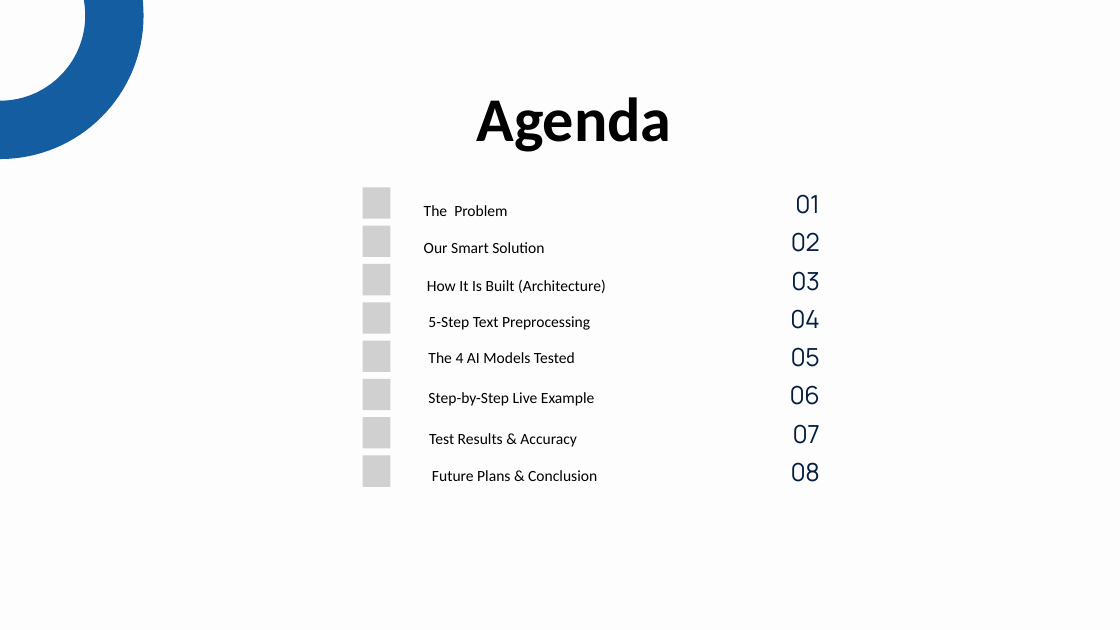
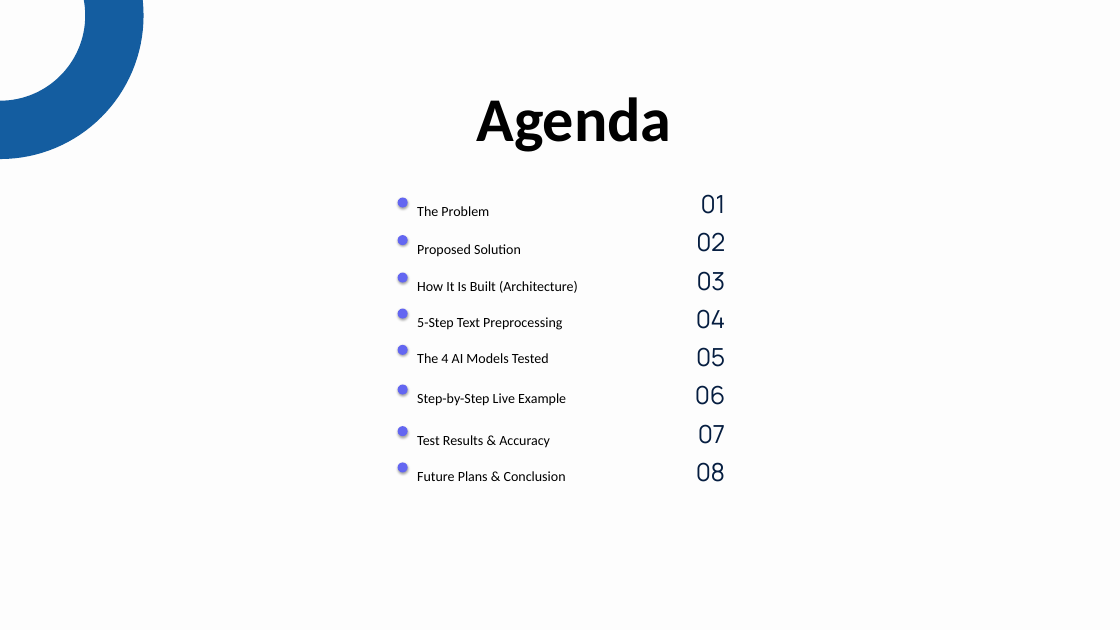
Before and after one commit to Abhijeet0848/NewsLens, a slide deck: slide 2 of docs/NewsScope_Presentation.pptx. Drawn at 1120x630 pixels with LibreOffice and Linux fonts; fonts in the diff are those of the drawing; grey boxes stand for pictures; background and template pictures are left out. Boxes give left, top, right and bottom in pixels: in the first picture for what was removed or moved away, otherwise in the second. Text is boxed around its words. In the diff, an @@ line names an element or a change of style, - is before the commit and + after.

```diff
--- a/docs/NewsScope_Presentation.pptx
+++ b/docs/NewsScope_Presentation.pptx
@@ picture removed at bbox=[362, 188, 390, 219] @@
@@ ellipse added at bbox=[398, 198, 408, 208], fill #6366F1 @@
@@ size 20 to 18 pt in 7 elements at bbox=[417, 317, 562, 330], bbox=[417, 393, 566, 406], bbox=[417, 471, 566, 481], bbox=[417, 353, 549, 363], bbox=[417, 435, 550, 448], bbox=[417, 281, 578, 293], bbox=[417, 206, 489, 216] @@
@@ text "The Problem": place and size @@
-text "The Problem" at bbox=[424, 205, 507, 216]
+text "The Problem" at bbox=[417, 206, 489, 216]
@@ text "01": place and size @@
-text "01" at bbox=[795, 194, 819, 214]
+text "01" at bbox=[701, 194, 725, 214]
@@ picture removed at bbox=[362, 226, 390, 257] @@
@@ ellipse added at bbox=[398, 235, 408, 245], fill #6366F1 @@
@@ text "02": place and size @@
-text "02" at bbox=[791, 232, 820, 252]
+text "02" at bbox=[696, 232, 725, 252]
@@ picture removed at bbox=[362, 264, 390, 296] @@
@@ text "How It Is Built (Architecture)": place and size @@
-text "How It Is Built (Architecture)" at bbox=[427, 279, 606, 293]
+text "How It Is Built (Architecture)" at bbox=[417, 281, 578, 293]
@@ text at bbox=[417, 244, 521, 257]: text changed; size 20 to 18 pt @@
-Our Smart Solution
+Proposed Solution
@@ text "03": place and size @@
-text "03" at bbox=[791, 271, 820, 291]
+text "03" at bbox=[697, 271, 726, 291]
@@ ellipse added at bbox=[398, 273, 408, 283], fill #6366F1 @@
@@ text "5-Step Text Preprocessing": place and size @@
-text "5-Step Text Preprocessing" at bbox=[428, 316, 590, 330]
+text "5-Step Text Preprocessing" at bbox=[417, 317, 562, 330]
@@ picture removed at bbox=[362, 302, 390, 334] @@
@@ ellipse added at bbox=[398, 309, 408, 319], fill #6366F1 @@
@@ text "04": place and size @@
-text "04" at bbox=[790, 309, 819, 329]
+text "04" at bbox=[696, 309, 725, 329]
@@ picture removed at bbox=[362, 340, 390, 372] @@
@@ ellipse added at bbox=[398, 345, 408, 355], fill #6366F1 @@
@@ text "The 4 AI Models Tested": place and size @@
-text "The 4 AI Models Tested" at bbox=[428, 352, 575, 363]
+text "The 4 AI Models Tested" at bbox=[417, 353, 549, 363]
@@ text "05": place and size @@
-text "05" at bbox=[791, 347, 820, 367]
+text "05" at bbox=[696, 347, 725, 367]
@@ picture removed at bbox=[362, 379, 390, 410] @@
@@ ellipse added at bbox=[398, 385, 408, 395], fill #6366F1 @@
@@ text "Step-by-Step Live Example": place and size @@
-text "Step-by-Step Live Example" at bbox=[428, 392, 594, 406]
+text "Step-by-Step Live Example" at bbox=[417, 393, 566, 406]
@@ text "06": place and size @@
-text "06" at bbox=[790, 385, 820, 405]
+text "06" at bbox=[695, 385, 725, 405]
@@ picture removed at bbox=[362, 417, 390, 449] @@
@@ text "Test Results & Accuracy": place and size @@
-text "Test Results & Accuracy" at bbox=[429, 433, 577, 447]
+text "Test Results & Accuracy" at bbox=[417, 435, 550, 448]
@@ text "07": place and size @@
-text "07" at bbox=[793, 424, 820, 444]
+text "07" at bbox=[698, 424, 725, 444]
@@ ellipse added at bbox=[398, 426, 408, 436], fill #6366F1 @@
@@ picture removed at bbox=[362, 456, 390, 487] @@
@@ ellipse added at bbox=[398, 463, 408, 473], fill #6366F1 @@
@@ text "Future Plans & Conclusion": place and size @@
-text "Future Plans & Conclusion" at bbox=[432, 470, 597, 481]
+text "Future Plans & Conclusion" at bbox=[417, 471, 566, 481]
@@ text "08": place and size @@
-text "08" at bbox=[791, 462, 820, 482]
+text "08" at bbox=[696, 462, 725, 482]
```
Also in this commit, not shown: 3 other files.
